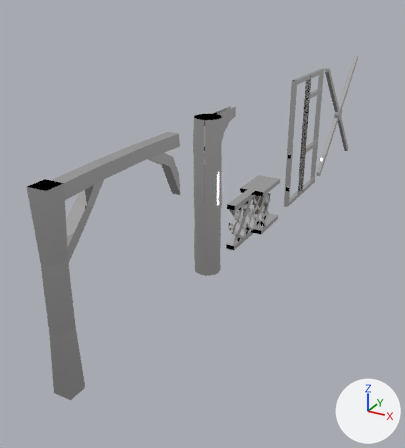
Renders of the FBX model Assets/Art/Models/Environment/Architecture/Support Beams & Pillars.fbx from each side of a commit.
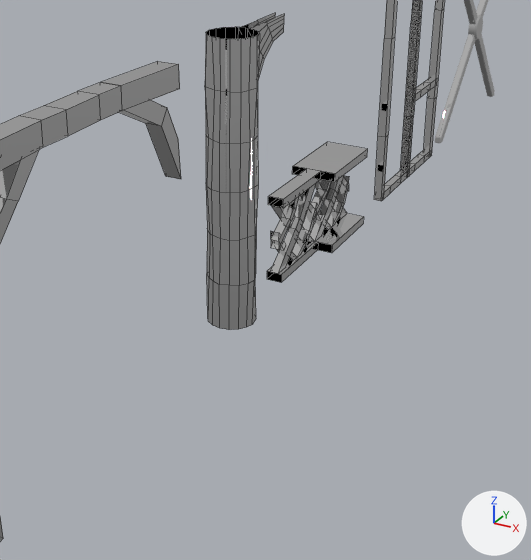
Each version is shown whole from a 50 mm lens placed at (-14.42, -5.54, 5.21), pointed at (-19.92, 4.47, 0.21), then close up on the part from 21% to 91% of the width and 22% to 89% of the height. Lighting does not change. The marker at lower right points along +X, +Y and +Z. The close-ups show mesh edges as thin lines. Where no turn or scale is listed for an object, it has been applied to the vertices.

The first close-up shows 'Banister', 'BanisterWide', 'PillarWood', 'PillarWoodArch', 'SupportBeamAttachmentArched', 'SupportBeamAttachmentStraight', 'SupportBeamHorizontal', 'WallWoodBracer', 'WallWoodBracerCross', 'WallWoodBracerWindow'.
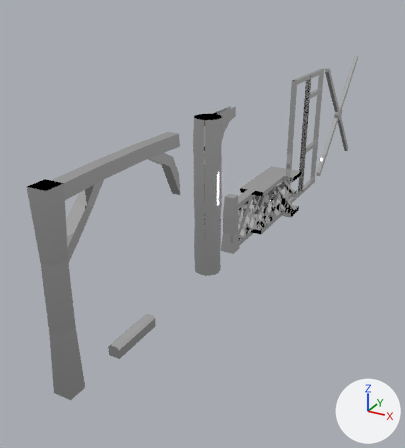
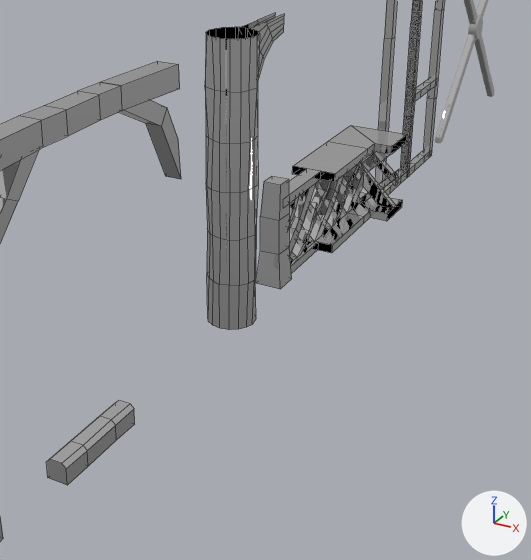
Boxes [x1, y1, x2, y2] around the edits, measured in the close-ups (531 x 560 px):
'BanisterWideCorner', added: after [328, 125, 407, 224]
'SupportBeamVertical.001', added: after [256, 176, 292, 289]
'FloorDivider', added: after [46, 400, 135, 485]

The change in detail:
Mesh me_supportbeamvertical_001 is new.
It has 16 vertices, 13 faces and spans x -0.15..0.15, y -0.15..0.15, z 0.0..1.2.
It uses material mat_imphenziapixpal (its picture is missing).
Mesh me_floordivider is new.
It has 24 vertices, 20 faces and spans x -0.107..0.1, y -0.5..0.5, z -0.103..0.103.
It uses material mat_imphenziapixpal (its picture is missing).
Mesh me_banisterwidecorner_001 is new.
It has 111 vertices, 80 faces and spans x -0.27..0.5, y -0.5..0.27, z 0.0..1.0.
It uses material mat_imphenziapixpal (its picture is missing).
Object 'SupportBeamVertical.001' (ob_supportbeamvertical_001) is new; it shows me_supportbeamvertical_001.
Its location is (-19.0, 4.0, 0.0).
Object 'FloorDivider' (ob_floordivider) is new; it shows me_floordivider.
Its location is (-19.0, 0.5, 0.0).
Object 'BanisterWideCorner' (ob_banisterwidecorner) is new; it shows me_banisterwidecorner_001.
Its location is (-19.0, 6.5, 0.0).
